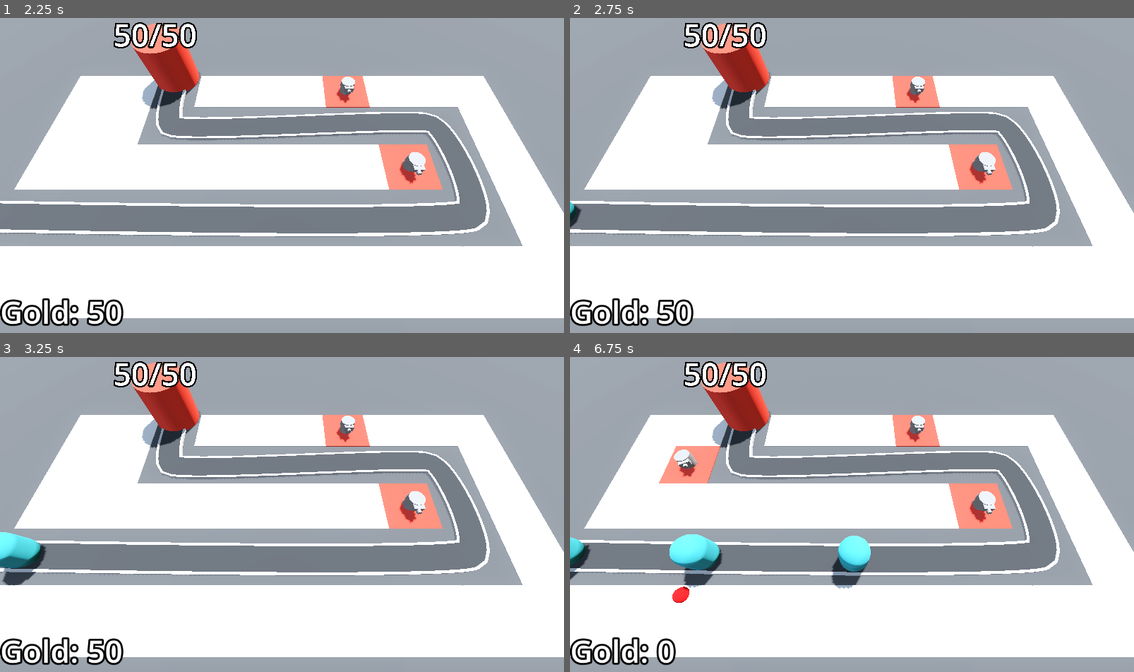
Above: before the commit, frames 1-4 (two rows, left to right).
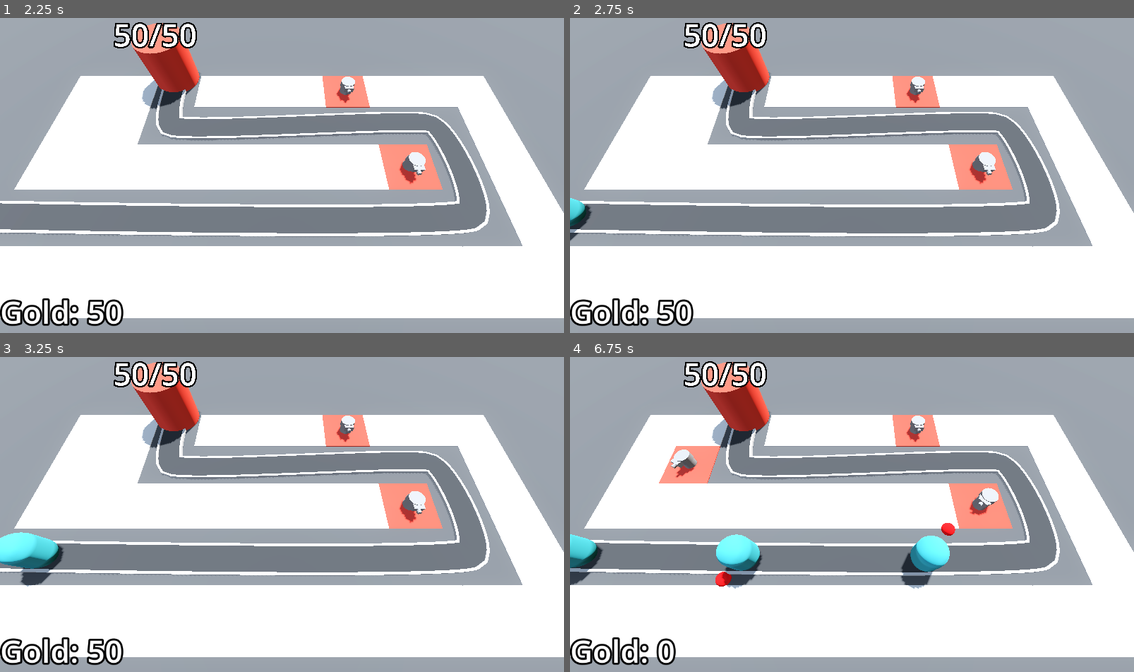
Above: after the commit, the same moments.

Repository: Z-Graham/Barbarian-Blaster
Game: Godot game, scene res://level/base_level.tscn
Two runs of this game, one before a commit and one after it. Both use one fixed random seed, a clock stepped at 60 frames per second and the inputs below.
Inputs (mouse positions are in pixels of both pictures, inside the frame that each line leads up to):
- Up to frame 1 (2.25 s): tap Enter at 0.5, 2 s; move the mouse to (406, 159) at 0.52 s; click (406, 159) at 0.6 s; tap Space at 1.25 s; move the mouse to (169, 191) at 1.27 s; click (169, 191) at 1.35 s; move the mouse to (338, 106) at 2.02 s; click (338, 106) at 2.1 s
- Up to frame 2 (2.75 s): no input
- Up to frame 3 (3.25 s): move the mouse to (253, 577) at 2.77 s; click (253, 577) at 2.85 s
- Up to frame 4 (6.75 s): move the mouse to (1021, 561) at 3.52 s; click (1021, 561) at 3.6 s; move the mouse to (682, 467) at 4.27 s; click (682, 467) at 4.35 s; move the mouse to (880, 514) at 5.02 s; click (880, 514) at 5.1 s; move the mouse to (767, 432) at 5.77 s; click (767, 432) at 5.85 s; move the mouse to (976, 498) at 6.52 s; click (976, 498) at 6.6 s

Frame 1 is identical in both runs. In frame 2, 0.3% of the frame differs, in the area x 0-4%, y 57-71%; in frame 3, 1.2%; in frame 4, 4.8%, in the area x 0-76%, y 32-79%.

Commit message:
game ends

Diff:
--- a/DifficultyManager/difficulty_manager.gd
+++ b/DifficultyManager/difficulty_manager.gd
@@ -1,4 +1,6 @@
 extends Node
+
+signal stop_spawning_enemies
 
 @export var game_length=30.0
 @export var spawn_time_curve:Curve
@@ -10,7 +12,7 @@
 
 
 func _process(delta: float) -> void:
-	print(get_enemy_health())
+	pass
 
 func game_progress_ratio() -> float:
 	return (1-timer.time_left/game_length)
@@ -20,3 +22,7 @@
 
 func get_enemy_health():
 	return enemy_health_curve.sample(game_progress_ratio())
+
+
+func _on_timer_timeout() -> void:
+	emit_signal("stop_spawning_enemies")
--- a/DifficultyManager/difficulty_manager.tscn
+++ b/DifficultyManager/difficulty_manager.tscn
@@ -20,3 +20,5 @@
 [node name="Timer" type="Timer" parent="." unique_id=518901540]
 one_shot = true
 autostart = true
+
+[connection signal="timeout" from="Timer" to="." method="_on_timer_timeout"]
--- a/enemy/enemy.tscn
+++ b/enemy/enemy.tscn
@@ -59,7 +59,7 @@
 transform = Transform3D(0.9999959, 0, 0, 0, 1, 0, 0, 0, 0.9999959, 0, 0, 0)
 loop = false
 script = ExtResource("1_2pb1h")
-speed = 5.0
+speed = 6.0
 
 [node name="MeshInstance3D" type="MeshInstance3D" parent="." unique_id=1035514335]
 transform = Transform3D(1, 0, 0, 0, 1, 0, 0, 0, 1, 0, 1.6, 0)
--- a/enemy/enemy_path.gd
+++ b/enemy/enemy_path.gd
@@ -1,15 +1,27 @@
 extends Path3D
 @onready var timer:Timer=$Timer
 
+@export var victory_layer:CanvasLayer
 @export var enemy_scene : PackedScene
 @export var difficulty_manager:Node
 func spawn_enemy() -> void:
 	var new_enemy = enemy_scene.instantiate()
 	add_child(new_enemy)
+	new_enemy.tree_exited.connect(enemy_defeated)
 	timer.wait_time=difficulty_manager.get_spawn_time()
 	new_enemy.health=difficulty_manager.get_enemy_health()
 
+func enemy_defeated():
+	if timer.is_stopped():
+		for child in get_children():
+			if child is Enemy:
+				return
+		victory_layer.visible=true
 
 
 func _on_timer_timeout() -> void:
 	spawn_enemy()
+
+
+func _on_difficulty_manager_stop_spawning_enemies() -> void:
+	timer.stop()
--- a/level/base_level.tscn
+++ b/level/base_level.tscn
@@ -44,26 +44,26 @@
 outline_size = 16
 outline_color = Color(0, 0, 0, 1)
 
-[node name="BaseLevel" type="Node3D"]
+[node name="BaseLevel" type="Node3D" unique_id=1961781899]
 
-[node name="WorldEnvironment" type="WorldEnvironment" parent="."]
+[node name="WorldEnvironment" type="WorldEnvironment" parent="." unique_id=1621609521]
 environment = SubResource("Environment_5vx1e")
 
-[node name="DirectionalLight3D" type="DirectionalLight3D" parent="."]
+[node name="DirectionalLight3D" type="DirectionalLight3D" parent="." unique_id=993671024]
 transform = Transform3D(-0.8660254, -0.43301278, 0.25, 0, 0.49999997, 0.86602545, -0.50000006, 0.75, -0.43301266, 0, 0, 0)
 shadow_enabled = true
 
-[node name="CSGBox3D" type="CSGBox3D" parent="."]
+[node name="CSGBox3D" type="CSGBox3D" parent="." unique_id=1901442797]
 transform = Transform3D(1, 0, 0, 0, 1, 0, 0, 0, 1, 0, -1, 0)
 size = Vector3(100, 2, 100)
 material = SubResource("StandardMaterial3D_bo3yr")
 
-[node name="RayPickerCamera" parent="." node_paths=PackedStringArray("gridmap", "turret_manager") instance=ExtResource("2_ikowy")]
+[node name="RayPickerCamera" parent="." unique_id=538640102 node_paths=PackedStringArray("gridmap", "turret_manager") instance=ExtResource("2_ikowy")]
 transform = Transform3D(1, 0, 0, 0, 0.42261824, 0.9063078, 0, -0.9063078, 0.42261824, 0, 14.5, 9.5)
 gridmap = NodePath("../GridMap")
 turret_manager = NodePath("../TurretManager")
 
-[node name="GridMap" type="GridMap" parent="."]
+[node name="GridMap" type="GridMap" parent="." unique_id=95046092]
 mesh_library = ExtResource("1_wttys")
 cell_size = Vector3(4, 4, 4)
 cell_center_y = false
@@ -72,13 +72,14 @@
 }
 metadata/_editor_floor_ = Vector3(0, 0, 0)
 
-[node name="EnemyPath" type="Path3D" parent="." node_paths=PackedStringArray("difficulty_manager")]
+[node name="EnemyPath" type="Path3D" parent="." unique_id=1832357805 node_paths=PackedStringArray("victory_layer", "difficulty_manager")]
 curve = SubResource("Curve3D_bo3yr")
 script = ExtResource("3_di6tl")
+victory_layer = NodePath("../VictoryLayer")
 enemy_scene = ExtResource("2_ep3f0")
 difficulty_manager = NodePath("../DifficultyManager")
 
-[node name="Road" type="CSGPolygon3D" parent="EnemyPath"]
+[node name="Road" type="CSGPolygon3D" parent="EnemyPath" unique_id=856272034]
 polygon = PackedVector2Array(-1, 0, -1, 0.2, 1, 0.2, 1, 0)
 mode = 2
 path_node = NodePath("..")
@@ -93,7 +94,7 @@
 path_joined = false
 material = SubResource("StandardMaterial3D_5vx1e")
 
-[node name="LeftEdge" type="CSGPolygon3D" parent="EnemyPath"]
+[node name="LeftEdge" type="CSGPolygon3D" parent="EnemyPath" unique_id=153713364]
 polygon = PackedVector2Array(-1.1, 0, -1.1, 0.25, -0.9, 0.25, -0.9, 0)
 mode = 2
 path_node = NodePath("..")
@@ -108,7 +109,7 @@
 path_joined = false
 material = SubResource("StandardMaterial3D_eesb3")
 
-[node name="RightEdge" type="CSGPolygon3D" parent="EnemyPath"]
+[node name="RightEdge" type="CSGPolygon3D" parent="EnemyPath" unique_id=610602330]
 polygon = PackedVector2Array(1.1, 0, 1.1, 0.25, 0.9, 0.25, 0.9, 0)
 mode = 2
 path_node = NodePath("..")
@@ -123,20 +124,33 @@
 path_joined = false
 material = SubResource("StandardMaterial3D_eesb3")
 
-[node name="Timer" type="Timer" parent="EnemyPath"]
+[node name="Timer" type="Timer" parent="EnemyPath" unique_id=291502553]
 wait_time = 2.0
 autostart = true
 
-[node name="Base" parent="." instance=ExtResource("3_ospef")]
+[node name="Base" parent="." unique_id=611184858 instance=ExtResource("3_ospef")]
 transform = Transform3D(1, 0, 0, 0, 1, 0, 0, 0, 1, -10.17345, 0, -7.665709)
 max_health = 50
 
-[node name="TurretManager" type="Node3D" parent="." node_paths=PackedStringArray("enemy_path")]
+[node name="TurretManager" type="Node3D" parent="." unique_id=652761596 node_paths=PackedStringArray("enemy_path")]
 script = ExtResource("5_jg2hv")
 turret = ExtResource("6_7aaov")
 enemy_path = NodePath("../EnemyPath")
 
-[node name="Bank" type="MarginContainer" parent="." groups=["bank"]]
+[node name="DifficultyManager" parent="." unique_id=1928832360 instance=ExtResource("9_e1muw")]
+
+[node name="VictoryLayer" type="CanvasLayer" parent="." unique_id=67301142]
+visible = false
+
+[node name="ColorRect" type="ColorRect" parent="VictoryLayer" unique_id=1262533904]
+anchors_preset = 15
+anchor_right = 1.0
+anchor_bottom = 1.0
+grow_horizontal = 2
+grow_vertical = 2
+color = Color(0, 0, 0, 0.39215687)
+
+[node name="Bank" type="MarginContainer" parent="." unique_id=458508120 groups=["bank"]]
 anchors_preset = 15
 anchor_right = 1.0
 anchor_bottom = 1.0
@@ -145,13 +159,12 @@
 mouse_filter = 2
 script = ExtResource("8_e1muw")
 
-[node name="Label" type="Label" parent="Bank"]
+[node name="Label" type="Label" parent="Bank" unique_id=959957640]
 layout_mode = 2
 size_flags_horizontal = 0
 size_flags_vertical = 8
 text = "Gold: 150"
 label_settings = SubResource("LabelSettings_2elnx")
 
-[node name="DifficultyManager" parent="." instance=ExtResource("9_e1muw")]
-
 [connection signal="timeout" from="EnemyPath/Timer" to="EnemyPath" method="_on_timer_timeout"]
+[connection signal="stop_spawning_enemies" from="DifficultyManager" to="EnemyPath" method="_on_difficulty_manager_stop_spawning_enemies"]
Not shown: 1 places in level/base_level.tscn that only renumber resources
